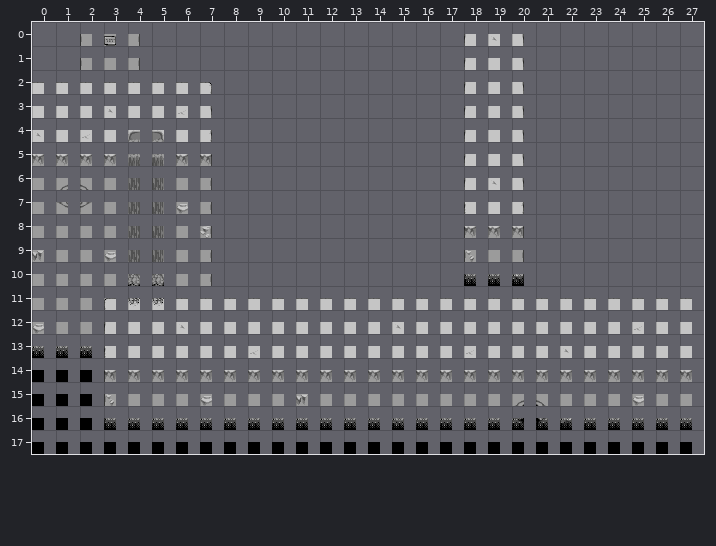
A Tiled map gets an edit: scripts/world/maps/cliffs_9/cliffs_9.tmx. The picture above is the old version.
Cells are 40x40 px. Shown: x 0..27, y 0..17.
New version:
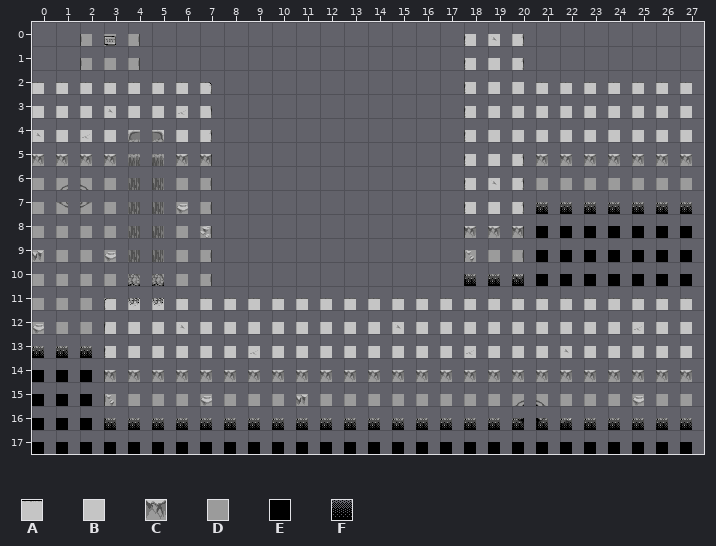
Key: from "cliffs": A 2, B 7, C 17, D 22, E 70, F 75.
_ is an empty cell, . an unchanged one.
The exact change:
--- layer "Tile Layer 3"
@@ x 21..27 @@
- 6 ...___.
- 7 _______
+ 6 ...DDD.
+ 7 DDDDDDD
--- layer "Tile Layer 4"
@@ x 20..27 @@
- 2 ________
- 3 ________
- 4 ________
- 5 ._______
- 6 ._______
- 7 ._______
- 8 ._______
- 9 ._______
-10 ._______
+ 2 BAAAAAAA
+ 3 BBBBBBBB
+ 4 BBBBBBBB
+ 5 .CCCCCCC
+ 6 .DDDDDDD
+ 7 .FFFFFFF
+ 8 .EEEEEEE
+ 9 .EEEEEEE
+10 .EEEEEEE
